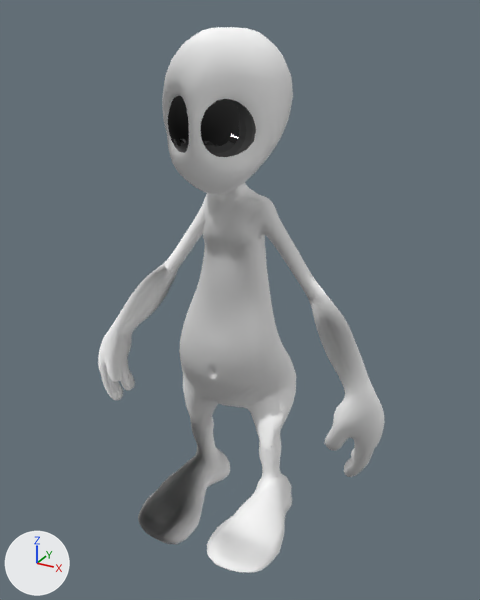
The FBX model Game/Assets/runalien.fbx: old version first, new version second.
Rendered twice from a 50 mm lens placed at (0.0892, -0.1608, 0.1545), pointed at (0.0043, -0.0064, 0.0773). Arrows for +X, +Y and +Z are at lower left; the lights stay in place. Where no turn or scale is listed for an object, it has been applied to the vertices.

Names of what the first picture shows: 'Marciano:geo_alien', 'Marciano:geo_eye_L', 'Marciano:geo_eye_R'.
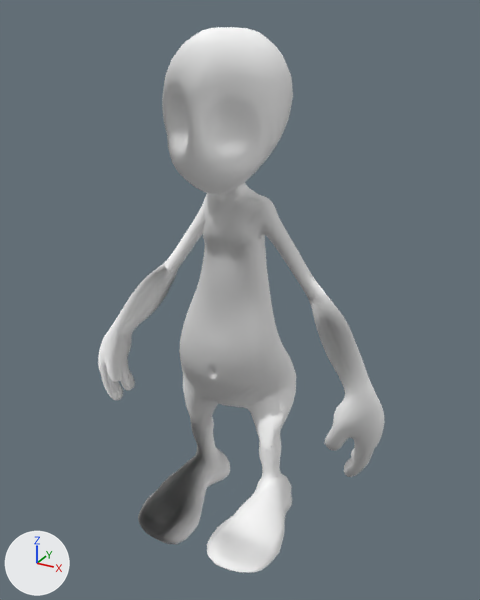
Where the change shows, as pixel boxes (x1, y1, x2, y2) in the pictures (480 x 600 px):
'Marciano:geo_eye_L', deleted (black)
    before: (200, 99, 256, 157)
'Marciano:geo_eye_R', deleted (black)
    before: (168, 96, 189, 153)

Patch to the scene script:
```diff
--- a/Game/Assets/runalien.fbx.py
+++ b/Game/Assets/runalien.fbx.py
@@ ob_marciano_geo_eye_l @@
-ob_marciano_geo_eye_l = bpy.data.objects.new('Marciano:geo_eye_L', me_mesh)
-ob_marciano_geo_eye_l.location = (0.0, -0.0009, -0.0892)
-ob_marciano_geo_eye_l.rotation_euler = (-1.571, 0.0, 0.0)  # degrees (-90, 0, 0)
-ob_marciano_geo_eye_l.scale = (-0.01, -0.01, -0.01)
@@ ob_marciano_geo_eye_r @@
-ob_marciano_geo_eye_r = bpy.data.objects.new('Marciano:geo_eye_R', me_mesh_001)
-ob_marciano_geo_eye_r.location = (0.0, -0.0009, -0.0892)
-ob_marciano_geo_eye_r.rotation_euler = (-1.571, 0.0, 0.0)  # degrees (-90, 0, 0)
-ob_marciano_geo_eye_r.scale = (-0.01, -0.01, -0.01)
```
